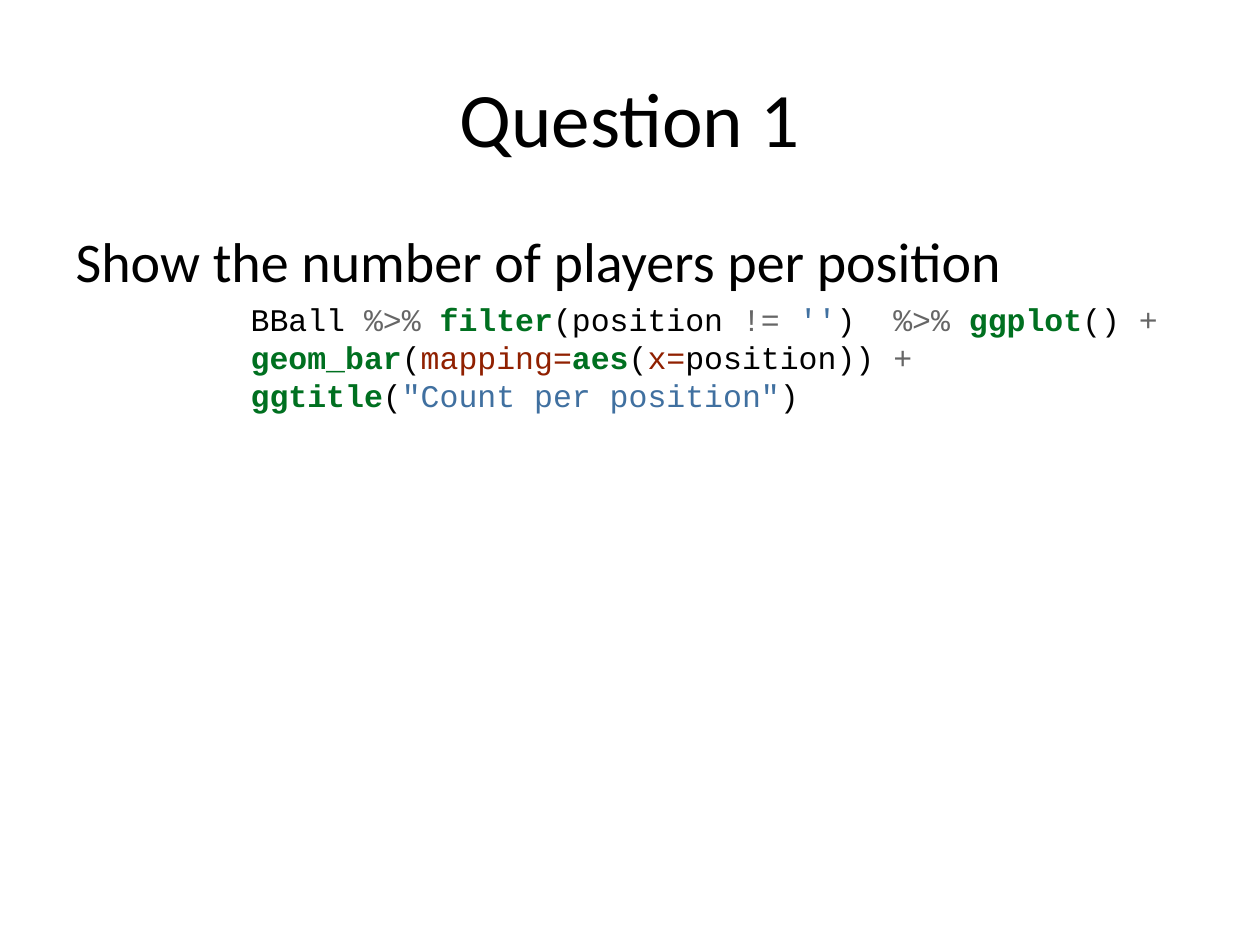
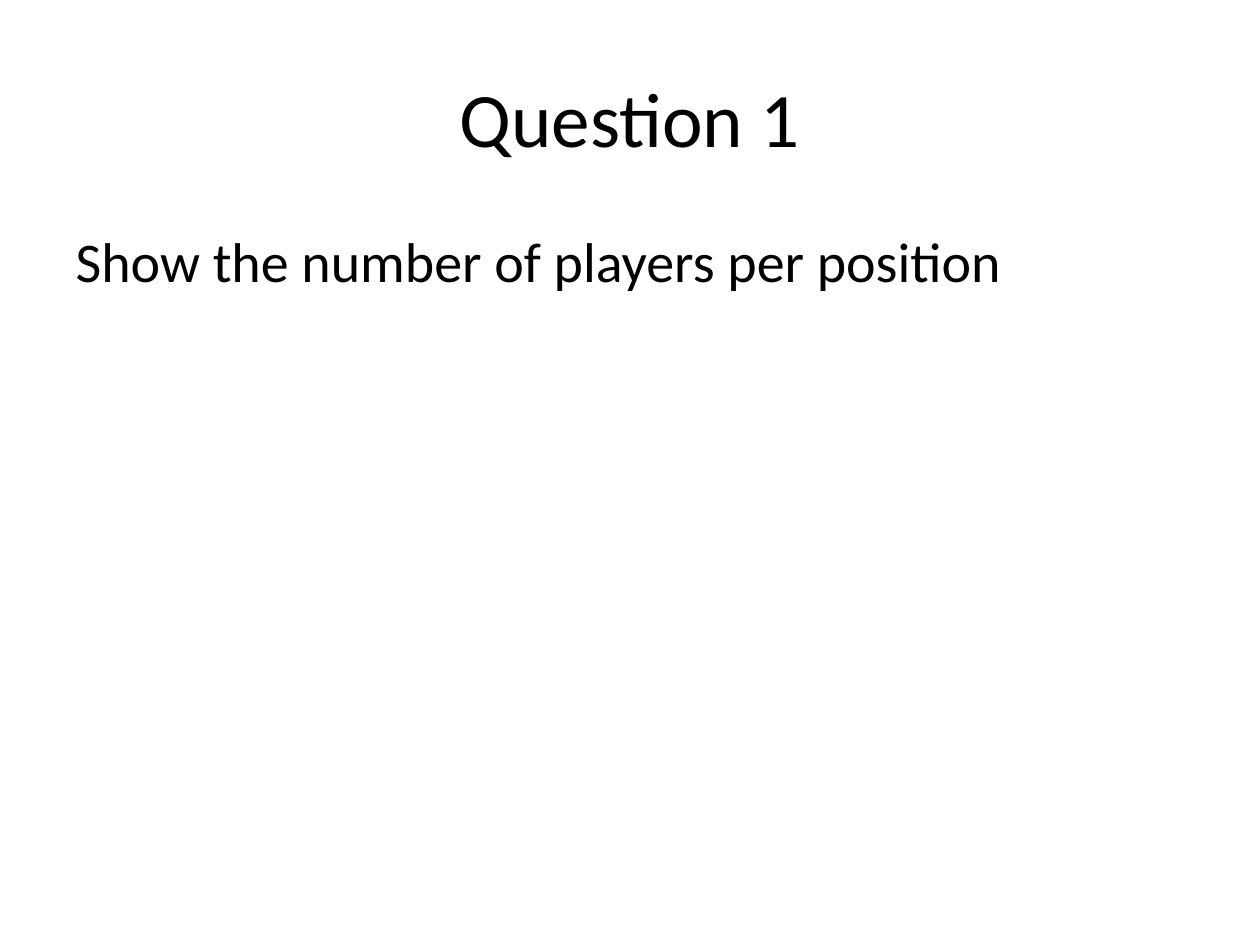
Before and after one commit to rmpalmer/MDS-6306-Doing-Data-Science-Fall-2019, a slide deck: slide 3 of Unit 2/Richard_Palmer_LiveSession_2.pptx. Drawn at 1260x945 pixels with LibreOffice and Linux fonts; fonts in the diff are those of the drawing. Boxes give left, top, right and bottom in pixels: in the first picture for what was removed or moved away, otherwise in the second. Text is boxed around its words. In the diff, an @@ line names an element or a change of style, - is before the commit and + after.

```diff
--- a/Unit 2/Richard_Palmer_LiveSession_2.pptx
+++ b/Unit 2/Richard_Palmer_LiveSession_2.pptx
@@ text at [251,309,1120,414]: paragraph removed @@
-BBall %>% filter(position != '') %>% ggplot() + geom_bar(mapping=aes(x=position)) + ggtitle("Count per position")
```
Also in this commit, not shown: 8 other slides changed, 2 slides added, 6 slides removed, 1 other file.
